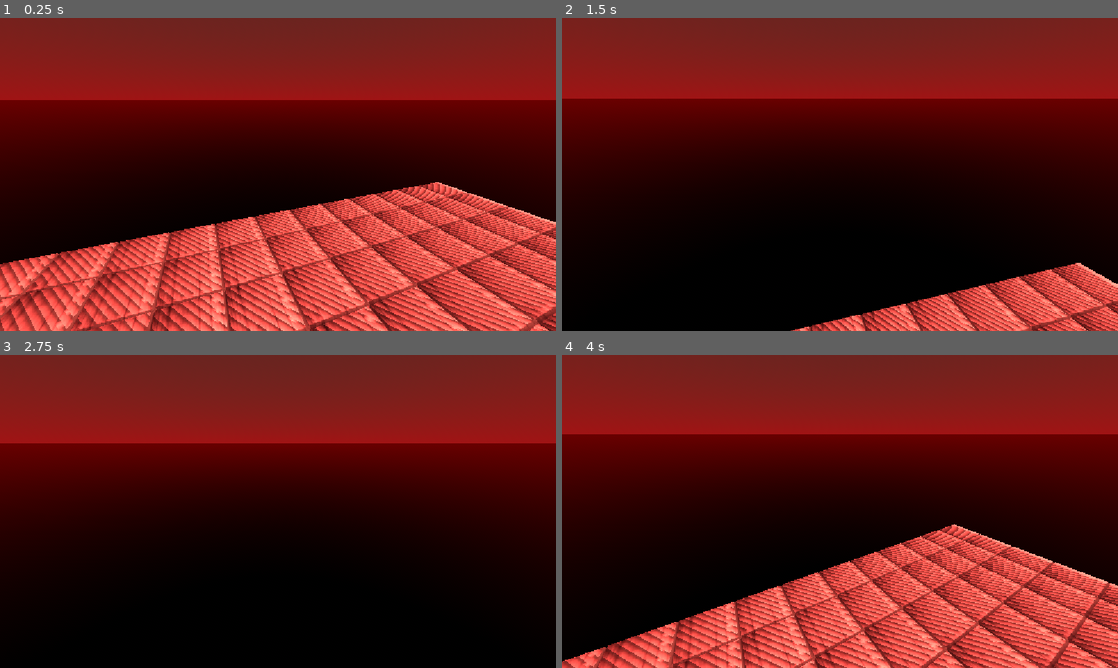
Above: before the commit, frames 1-4 (two rows, left to right).
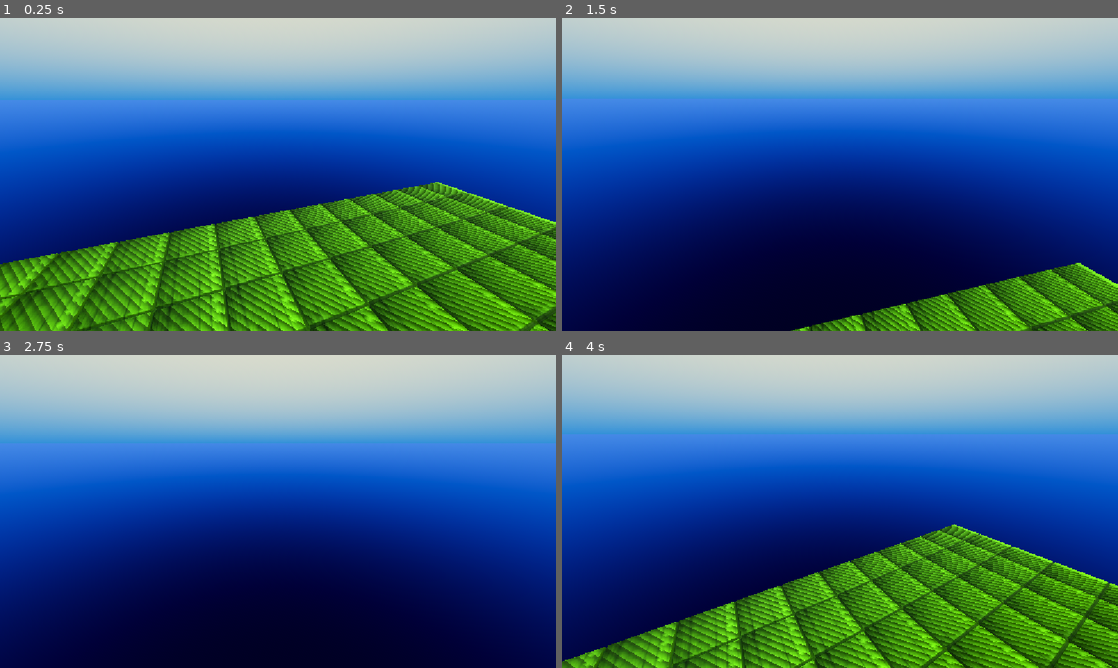
Above: after the commit, the same moments.

Repository: ArtuursK/gd-fps-template
Game: Godot game, scene res://level.tscn
Same seed, same stepped clock (60 frames per second), same inputs: the game is played once before the commit and once after it.
Inputs (mouse positions are in pixels of both pictures, inside the frame that each line leads up to):
- Up to frame 1 (0.25 s): no input
- Up to frame 2 (1.5 s): move the mouse to (867, 174) at 0.52 s; hold W (move_forward) from 0.53 s (still down); tap E (grab) at 0.6 s; tap Space (jump) at 0.77 s; move the mouse to (812, 174) at 1.27 s; click (812, 174) at 1.35 s
- Up to frame 3 (2.75 s): keep holding W (move_forward); tap Space (jump) at 1.52 s; move the mouse to (289, 505) at 2.02 s; tap E (grab) at 2.1 s
- Up to frame 4 (4 s): keep holding W (move_forward); tap Enter at 2.75 s; move the mouse to (834, 517) at 2.77 s; click (834, 517) at 2.85 s; tap Space (jump) at 3.02, 3.77 s; tap R (reset_position) at 3.5 s; move the mouse to (878, 514) at 3.52 s; tap E (grab) at 3.6 s

The runs differ from the first frame. In frame 1, 100% of the frame differs, in the area x 0-100%, y 0-100%; in frame 2, 100%; in frame 3, 100%; in frame 4, 100%.

Commit message:
Change environment colors

Diff:
--- a/cube_rigidbody.tscn
+++ b/cube_rigidbody.tscn
@@ -7,7 +7,6 @@
 
 [sub_resource type="StandardMaterial3D" id="StandardMaterial3D_y4xt8"]
 resource_name = "Material"
-albedo_color = Color(0.92, 0.80822, 0.1748, 1)
 albedo_texture = ExtResource("1")
 roughness = 0.75
 texture_filter = 5
--- a/level.tscn
+++ b/level.tscn
@@ -7,10 +7,10 @@
 [ext_resource type="PackedScene" uid="uid://bftavngs5kq7e" path="res://cube_rigidbody.tscn" id="7"]
 
 [sub_resource type="ProceduralSkyMaterial" id="ProceduralSkyMaterial_fiix7"]
-sky_top_color = Color(0.36, 0.20772, 0.1908, 1)
-sky_horizon_color = Color(0.56, 0.16688, 0.1232, 1)
-ground_bottom_color = Color(0.0352941, 0.0352941, 0.0313726, 1)
-ground_horizon_color = Color(0.42, 0.042, 0, 1)
+sky_top_color = Color(0.99569374, 0.9533691, 0.6975512, 1)
+sky_horizon_color = Color(0.17254902, 0.49019608, 0.84313726, 1)
+ground_bottom_color = Color(0.03529412, 0.03529412, 0.19607843, 1)
+ground_horizon_color = Color(0.18725663, 0.46666777, 0.9766026, 1)
 ground_curve = 0.25
 
 [sub_resource type="Sky" id="1"]
--- a/models/cube_material.tres
+++ b/models/cube_material.tres
@@ -4,7 +4,7 @@
 
 [resource]
 resource_name = "Material"
-albedo_color = Color(1, 0.45, 0.4, 1)
+albedo_color = Color(0.36347017, 0.6034764, 0, 1)
 albedo_texture = ExtResource("1")
 roughness = 0.75
 texture_filter = 5
--- a/project.godot
+++ b/project.godot
@@ -17,7 +17,6 @@
 run/main_scene="res://level.tscn"
 config/features=PackedStringArray("4.5")
 run/max_fps=60
-config/icon="res://icon.webp"
 
 [display]
 
Binary file removed: icon.webp
